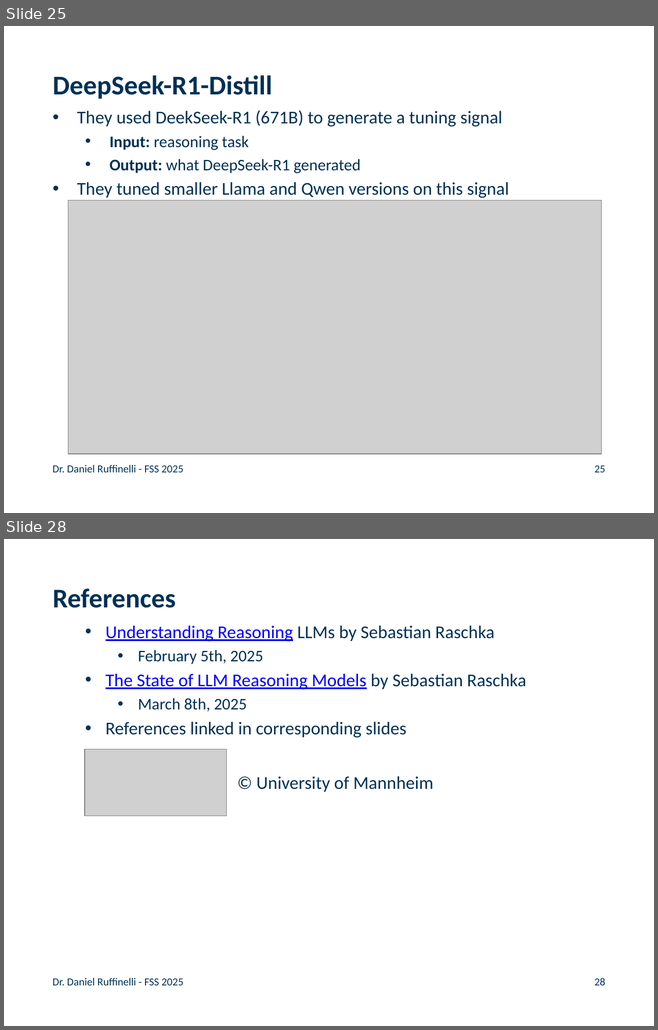
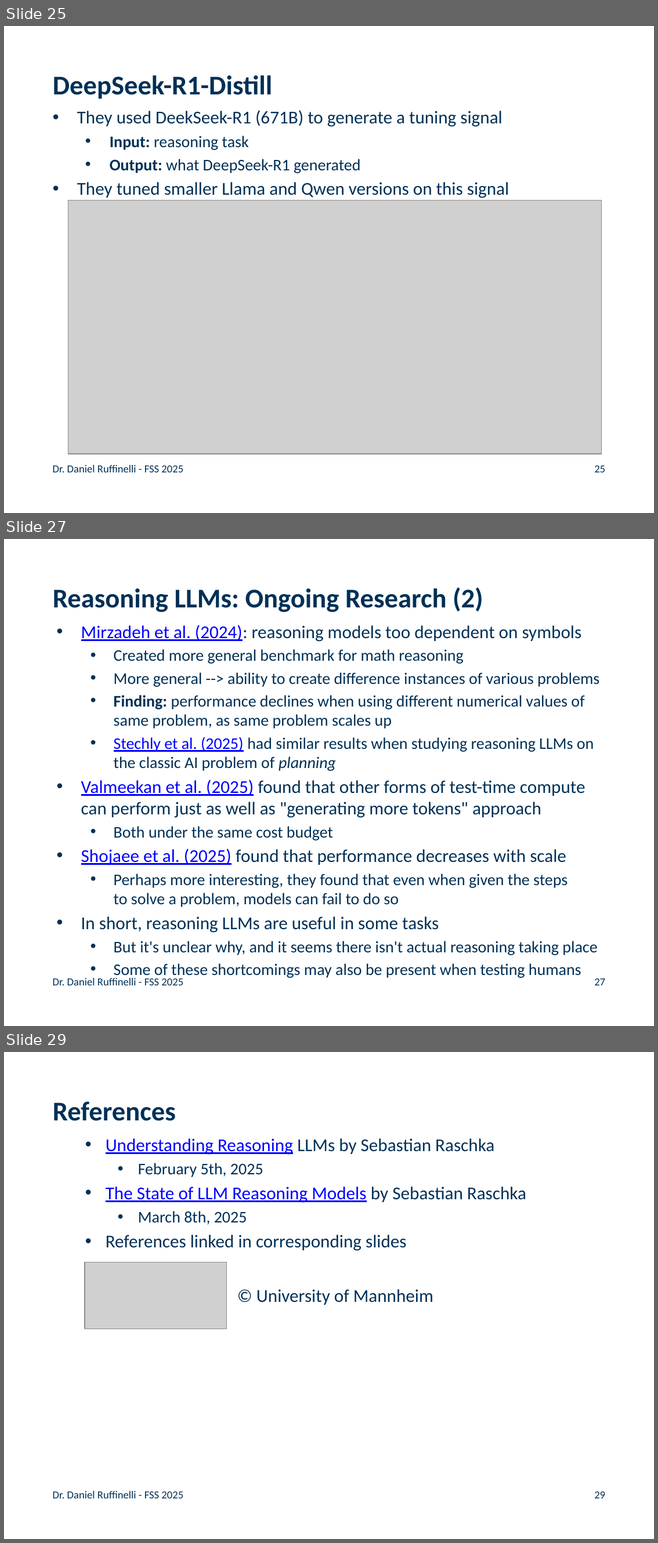
Before and after one commit to rufex2001/teaching_llms, a slide deck: lectures/11_reasoning_llms/11_reasoning_llms.pptx. Shown one above the other, each under a label of ours: slides 25 and 28 before the commit, slides 25, 27 and 29 after it; the slides between them are not shown. The pictures are 658x1030 and 658x1543 pixels, drawn with LibreOffice and Linux fonts; fonts in the diff are those of the drawing; grey boxes stand for pictures; background and template pictures are left out. Boxes give left, top, right and bottom in pixels: in the first picture for what was removed or moved away, otherwise in the second. Text is boxed around its words. In the diff, an @@ line names an element or a change of style, - is before the commit and + after.

```diff
--- a/lectures/11_reasoning_llms/11_reasoning_llms.pptx
+++ b/lectures/11_reasoning_llms/11_reasoning_llms.pptx
@@ slide 27 added at [4, 539, 654, 1026], background #FFFFFF @@
@@ title added at [53, 587, 483, 612], 30 pt, text #003056, bold @@
+Reasoning LLMs: Ongoing Research (2)
@@ text added at [81, 625, 599, 979], 18 pt, text #003056 @@
+• Mirzadeh et al. (2024): reasoning models too dependent on symbols
+  • Created more general benchmark for math reasoning
+  • More general --> ability to create difference instances of various problems
+  • Finding: performance declines when using different numerical values of same problem, as same problem scales up
+  • Stechly et al. (2025) had similar results when studying reasoning LLMs on the classic AI problem of planning
+• Valmeekan et al. (2025) found that other forms of test-time compute can perform just as well as "generating more tokens" approach
+  • Both under the same cost budget
+• Shojaee et al. (2025) found that performance decreases with scale
+  • Perhaps more interesting, they found that even when given the steps to solve a problem, models can fail to do so
+• In short, reasoning LLMs are useful in some tasks
+  • But it's unclear why, and it seems there isn't actual reasoning taking place
+  • Some of these shortcomings may also be present when testing humans
@@ text added at [53, 978, 183, 986], 12 pt, text #003056 @@
+Dr. Daniel Ruffinelli - FSS 2025
@@ page number added at [594, 979, 605, 986], 12 pt, text #003056 @@
+27
@@ what was slide 28 is now slide 29 @@
@@ page number at [594, 1492, 605, 1499]: text changed @@
-28
+29
```
Also in this commit, not shown: 2 slides changed, 1 other file.
